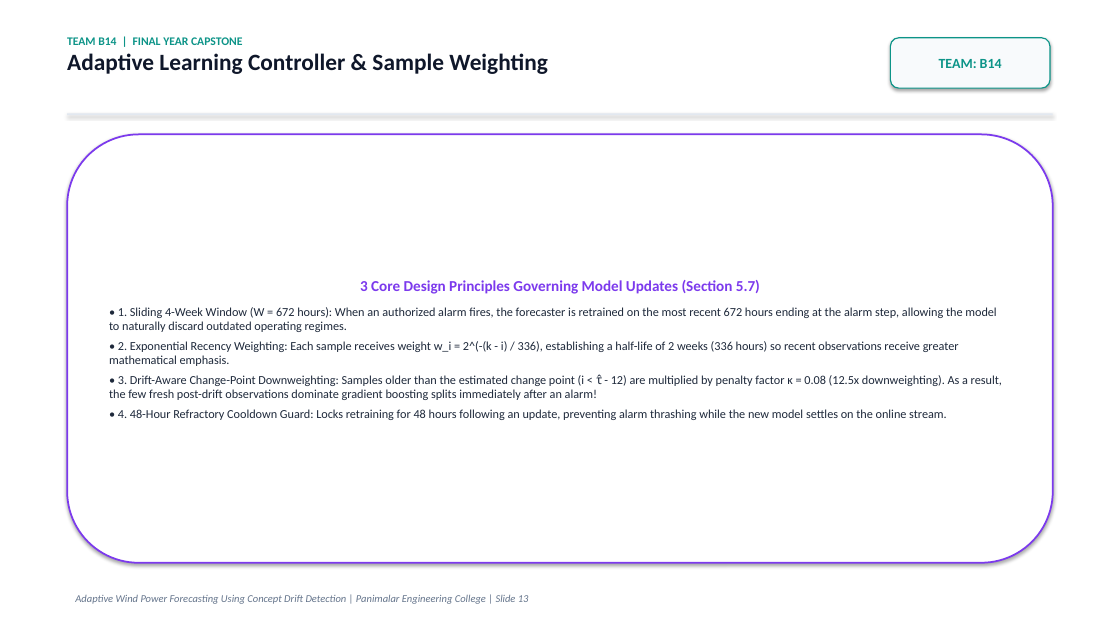
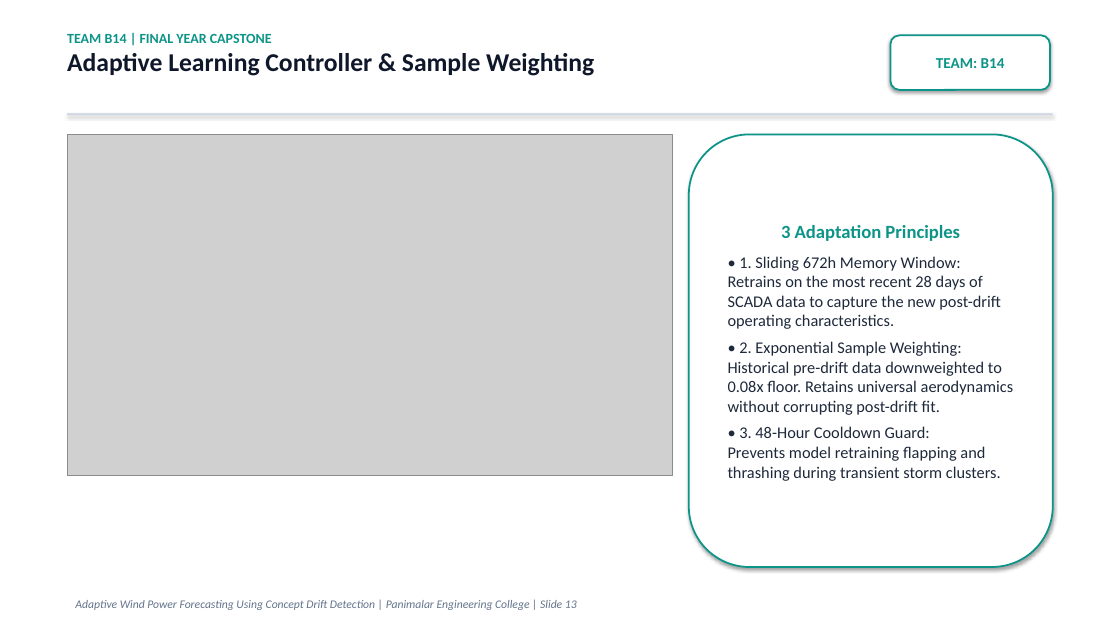
Before and after one commit to thanyab09/Adaptive_Wind_Power_Forecasting_Using_Concept_Drift, a slide deck: slide 13 of reports/Adaptive_Wind_Power_Forecasting_Team_B14.pptx. Drawn at 1120x630 pixels with LibreOffice and Linux fonts; fonts in the diff are those of the drawing; grey boxes stand for pictures. Boxes give left, top, right and bottom in pixels: in the first picture for what was removed or moved away, otherwise in the second. Text is boxed around its words. In the diff, an @@ line names an element or a change of style, - is before the commit and + after.

Commit message:
feat: visual-first final-year presentation deck with large fonts, data charts, and minimal theory for Team B14

```diff
--- a/reports/Adaptive_Wind_Power_Forecasting_Team_B14.pptx
+++ b/reports/Adaptive_Wind_Power_Forecasting_Team_B14.pptx
@@ text "TEAM B14 | FINAL YEAR ..." at (67,34,594,76): size 10 to 12 pt in "TEAM B14 | FINAL YEAR CAPSTONE"; size 20 to 22 pt in "Adaptive Learning Controller & Sample Weighting" @@
@@ rounded rectangle "TEAM: B14" at (891,35,1050,90): size 12 to 13 pt; fill #F8FAFC to #FFFFFF; outline #0D9488 1 pt to #0D9488 1.5 pt @@
@@ rectangle at (67,113,1053,115): fill #E2E8F0 to #CBD5E1 @@
@@ rounded rectangle removed at (67,134,1053,563) @@
-3 Core Design Principles Governing Model Updates (Section 5.7)
-• 1. Sliding 4-Week Window (W = 672 hours): When an authorized alarm fires, the forecaster is retrained on the most recent 672 hours ending at the alarm step, allowing the model to naturally discard outdated operating regimes.
-• 2. Exponential Recency Weighting: Each sample receives weight w_i = 2^(-(k - i) / 336), establishing a half-life of 2 weeks (336 hours) so recent observations receive greater mathematical emphasis.
-• 3. Drift-Aware Change-Point Downweighting: Samples older than the estimated change point (i < τ̂ - 12) are multiplied by penalty factor κ = 0.08 (12.5x downweighting). As a result, the few fresh post-drift observations dominate gradient boosting splits immediately after an alarm!
-• 4. 48-Hour Refractory Cooldown Guard: Locks retraining for 48 hours following an update, preventing alarm thrashing while the new model settles on the online stream.
@@ picture added at (67,134,672,476) @@
@@ rounded rectangle added at (689,134,1053,567), fill #FFFFFF, outline #0D9488 1.5 pt, 14 pt, text #1E293B @@
+3 Adaptation Principles
+• 1. Sliding 672h Memory Window:
+Retrains on the most recent 28 days of SCADA data to capture the new post-drift operating characteristics.
+• 2. Exponential Sample Weighting:
+Historical pre-drift data downweighted to 0.08x floor. Retains universal aerodynamics without corrupting post-drift fit.
+• 3. 48-Hour Cooldown Guard:
+Prevents model retraining flapping and thrashing during transient storm clusters.
@@ text "Adaptive Wind Power Forecasting Using ..." at (75,600,577,610): size 9 to 10 pt @@
```
Also in this commit, not shown: 18 other slides changed, 1 slide added, 1 slide removed, 14 other files.
